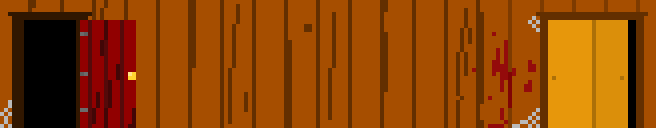
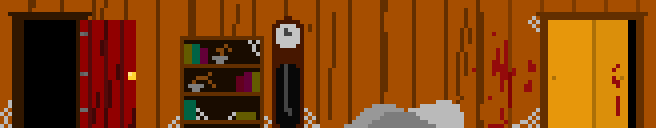
Before/after of a 656×128 layered artwork. What changed in the layer stack:
painted on ">closet_closed" over 612, 64, 620, 116
added layer ">clothes" above "boxes" over 344, 100, 464, 128
added layer "boxes" above ">bookshelf" over 272, 16, 304, 128
added layer ">bookshelf" above "wall" over 180, 36, 264, 128
painted on "wall" over 168, 24, 320, 128
